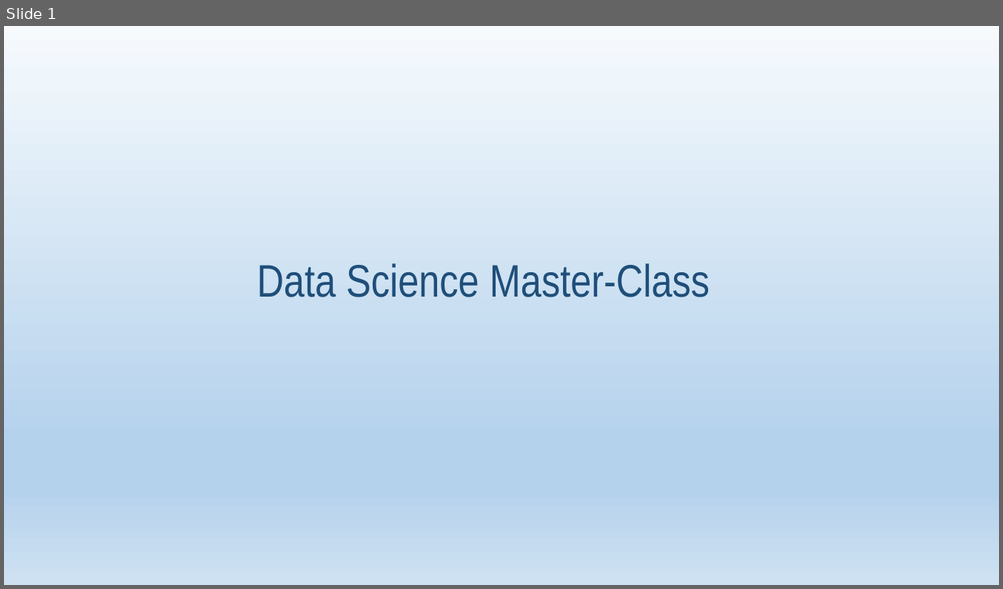
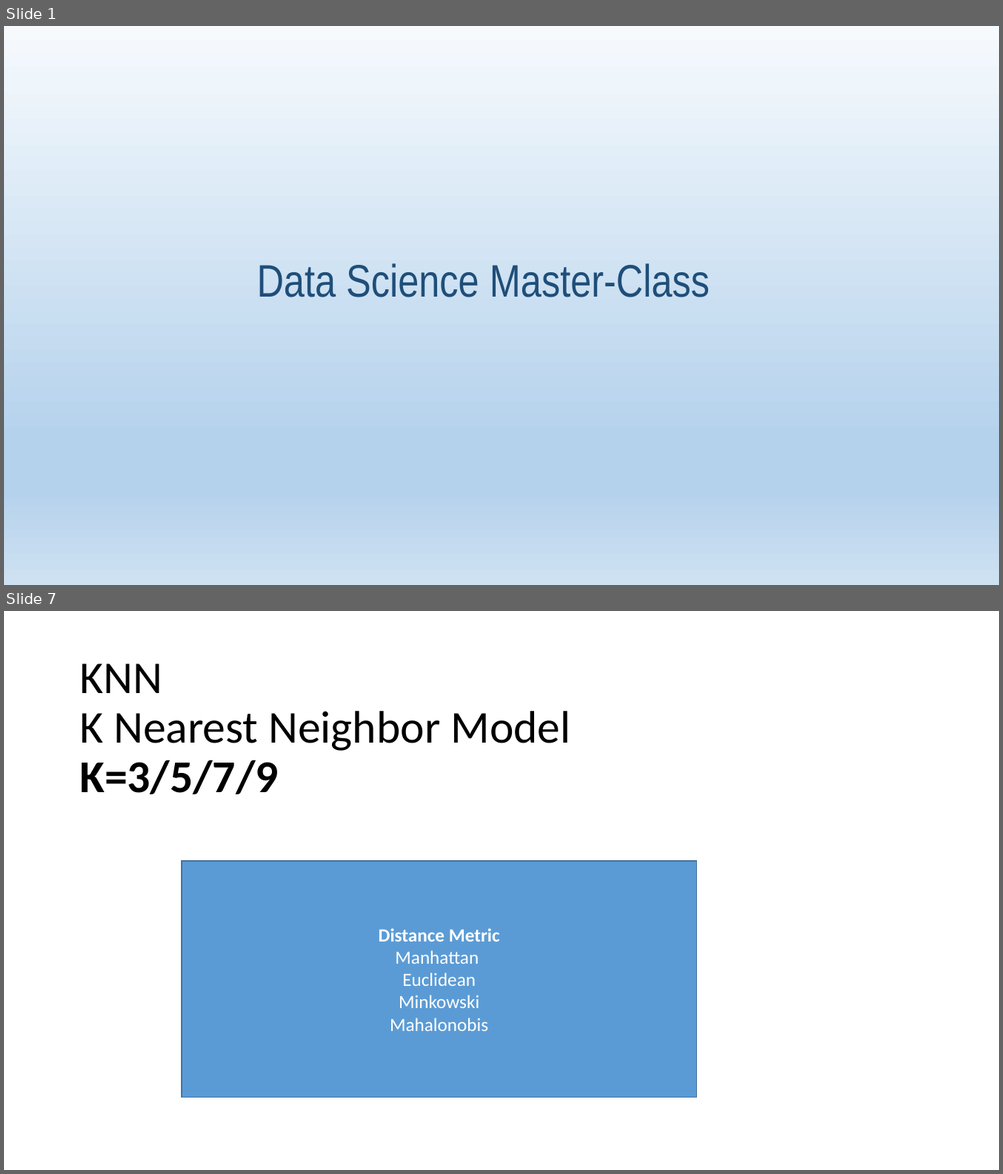
Before and after one commit to rktrojan/DataSciencePython, a slide deck: PPTs/ML.pptx. Shown one above the other, each under a label of ours: slide 1 before the commit, slides 1 and 7 after it; the slides between them are not shown. The pictures are 1003x589 and 1003x1174 pixels, drawn with LibreOffice and Linux fonts; fonts in the diff are those of the drawing. Boxes give left, top, right and bottom in pixels: in the first picture for what was removed or moved away, otherwise in the second. Text is boxed around its words. In the diff, an @@ line names an element or a change of style, - is before the commit and + after.

```diff
--- a/PPTs/ML.pptx
+++ b/PPTs/ML.pptx
@@ slide 7 added at bbox=[4, 611, 999, 1170], background #FFFFFF @@
@@ title added at bbox=[79, 664, 570, 795], 44 pt, text #000000 @@
+KNN
+K Nearest Neighbor Model
+K=3/5/7/9
@@ rectangle added at bbox=[182, 861, 697, 1097], fill #5B9BD5, outline #43739E 1 pt, 18 pt, text #FFFFFF @@
+Distance Metric
+Manhattan
+Euclidean
+Minkowski
+Mahalonobis
```
Also in this commit, not shown: 3 slides changed, 6 other slides added, 3 other files.
